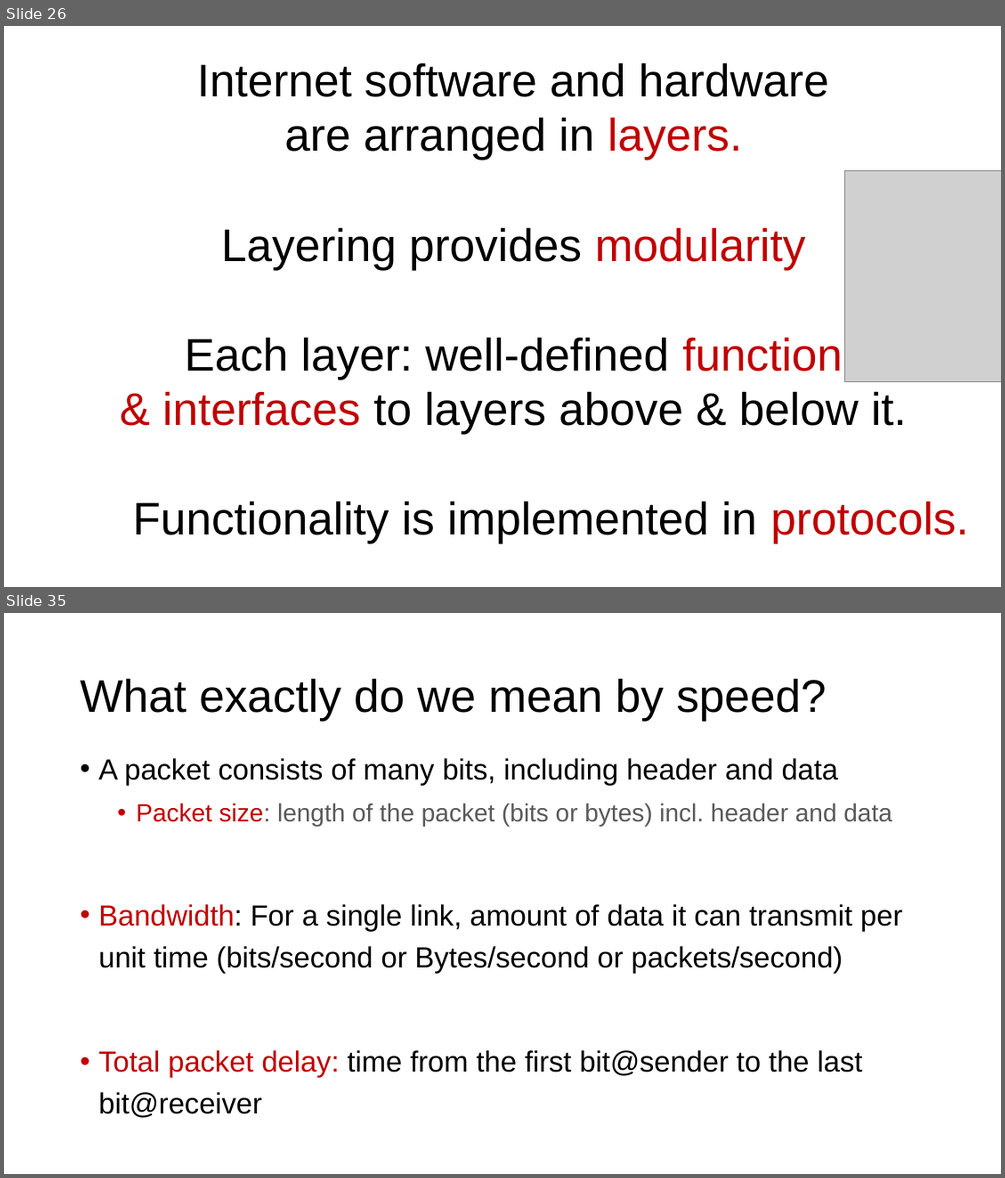
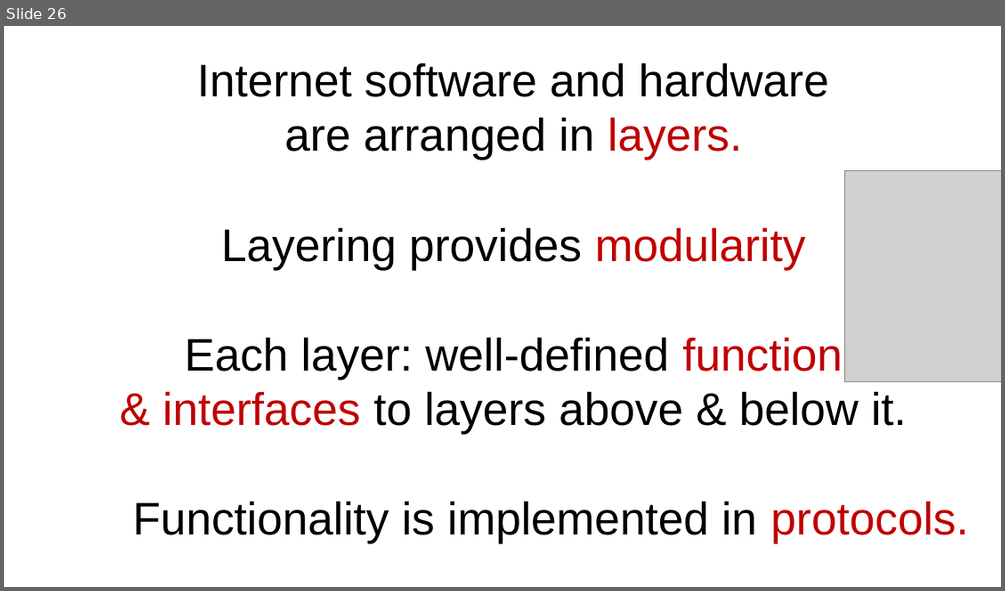
Before and after one commit to ngsrinivas/coursegen, a slide deck: ex/352-F24/staging/352-F24/lectures/02-switching-layering-measurement.pptx. Shown one above the other, each under a label of ours: slides 26 and 35 before the commit, slide 26 after it; the slides between them are not shown. The pictures are 1005x1178 and 1005x591 pixels, drawn with LibreOffice and Linux fonts; fonts in the diff are those of the drawing; grey boxes stand for pictures. Boxes give left, top, right and bottom in pixels: in the first picture for what was removed or moved away, otherwise in the second. Text is boxed around its words. In the diff, an @@ line names an element or a change of style, - is before the commit and + after.

```diff
--- a/ex/352-F24/staging/352-F24/lectures/02-switching-layering-measurement.pptx
+++ b/ex/352-F24/staging/352-F24/lectures/02-switching-layering-measurement.pptx
@@ slide 35 removed at (4,613,1001,1174), background #FFFFFF @@
@@ title removed at (80,678,825,721) @@
-What exactly do we mean by speed?
@@ text removed at (98,758,902,1118) @@
-• A packet consists of many bits, including header and data
-  • Packet size: length of the packet (bits or bytes) incl. header and data
-• Bandwidth: For a single link, amount of data it can transmit per unit time (bits/second or Bytes/second or packets/second)
-• Total packet delay: time from the first bit@sender to the last bit@receiver
```
Also in this commit, not shown: 13 other slides removed, 4 other files.
